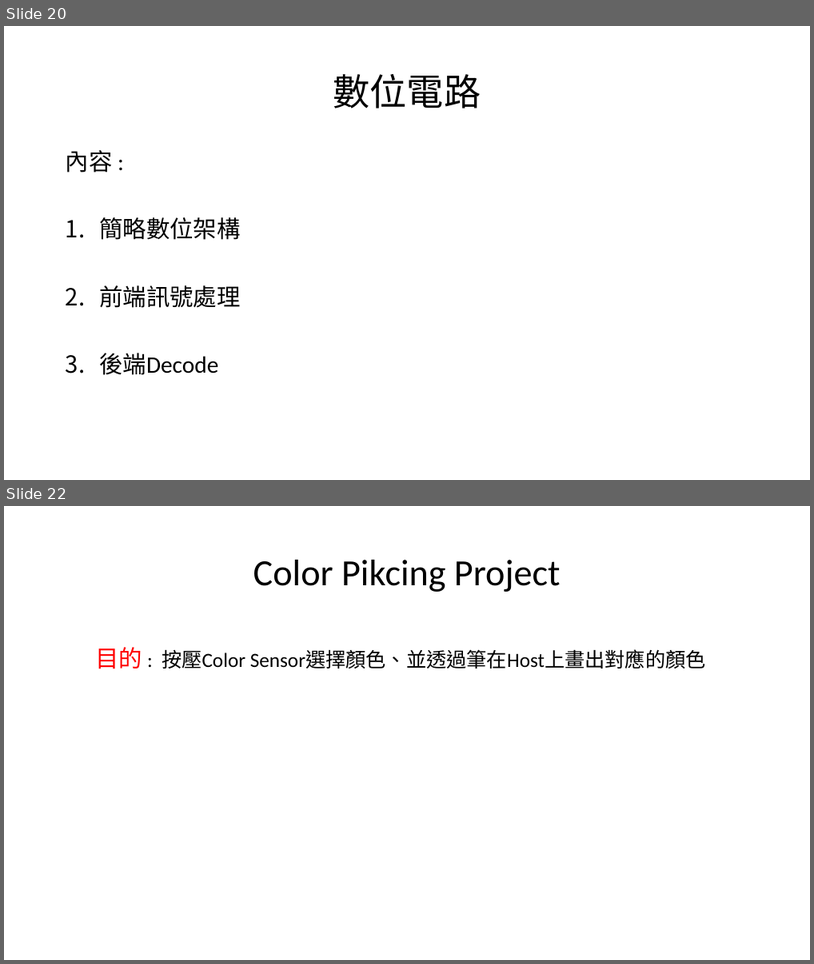
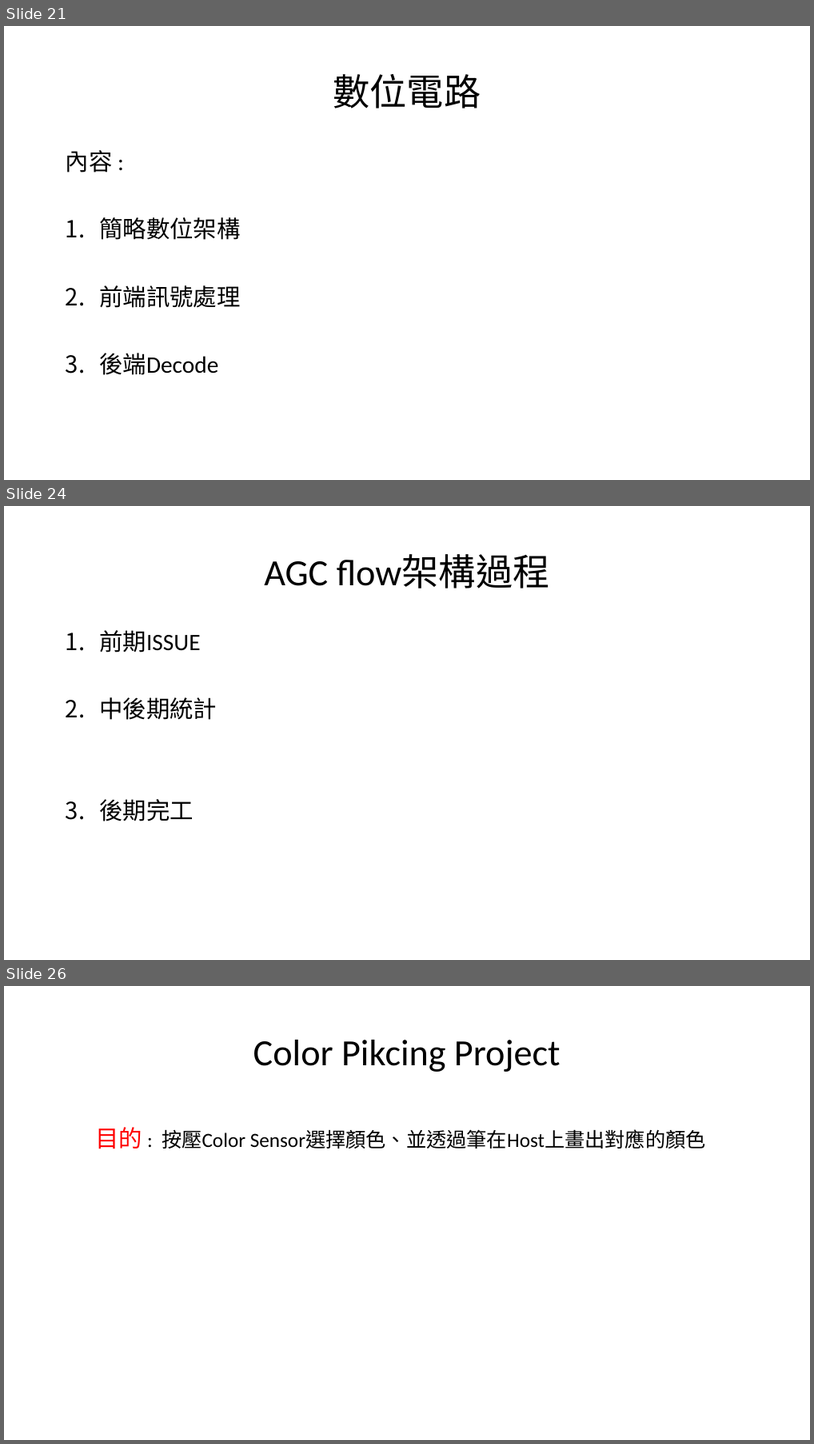
Before and after one commit to a0910281835/Summrary_PDF, a slide deck: Project_Summary_pdf/Project_Summary.pptx. Shown one above the other, each under a label of ours: slides 20 and 22 before the commit, slides 21, 24 and 26 after it; the slides between them are not shown. The pictures are 814x964 and 814x1444 pixels, drawn with LibreOffice and Linux fonts; fonts in the diff are those of the drawing. Boxes give left, top, right and bottom in pixels: in the first picture for what was removed or moved away, otherwise in the second. Text is boxed around its words. In the diff, an @@ line names an element or a change of style, - is before the commit and + after.

```diff
--- a/Project_Summary_pdf/Project_Summary.pptx
+++ b/Project_Summary_pdf/Project_Summary.pptx
@@ slide 24 added at (4,506,810,960), background #FFFFFF @@
@@ title added at (264,555,550,588), 44 pt, text #000000 @@
+AGC flow架構過程
@@ text added at (99,630,217,821), 28 pt, text #000000 @@
+1. 前期ISSUE
+2. 中後期統計
+3. 後期完工
@@ what was slide 20 is now slide 21 @@
@@ what was slide 22 is now slide 26 @@
```
Also in this commit, not shown: 5 slides changed, 3 other slides added.
